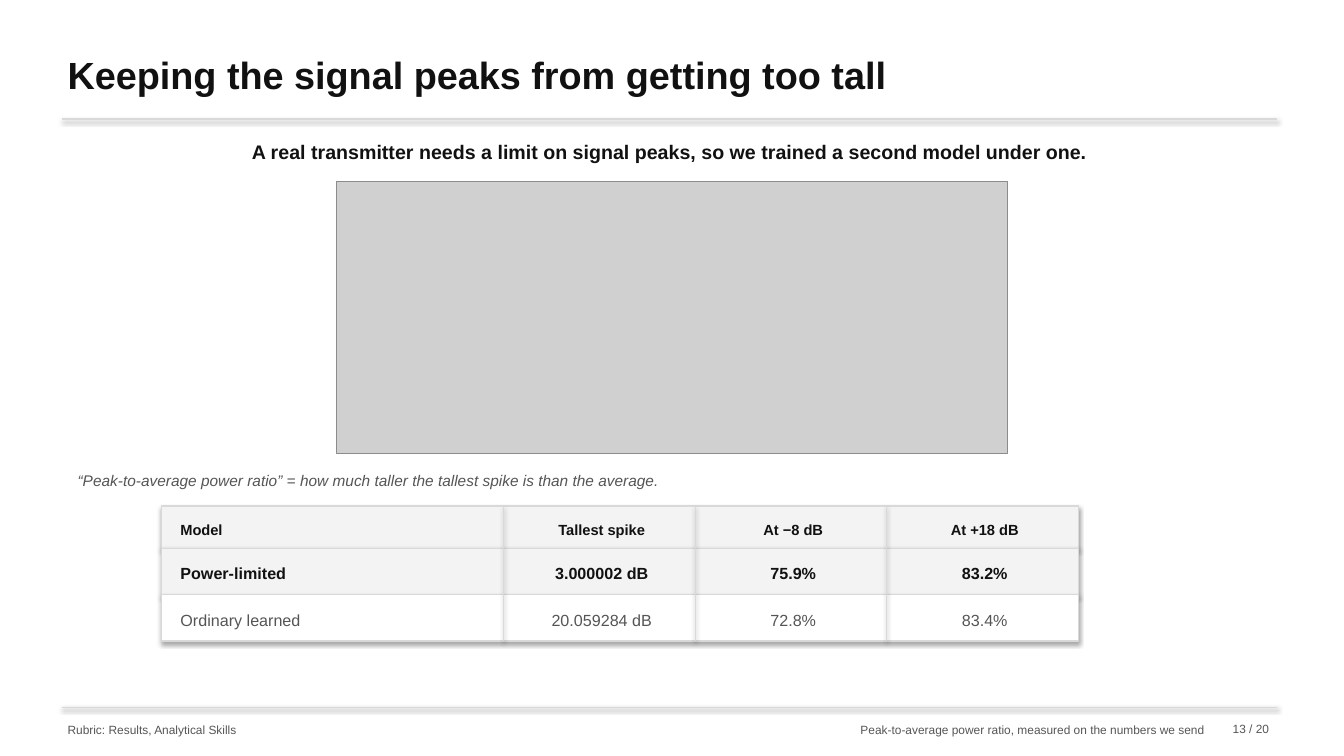
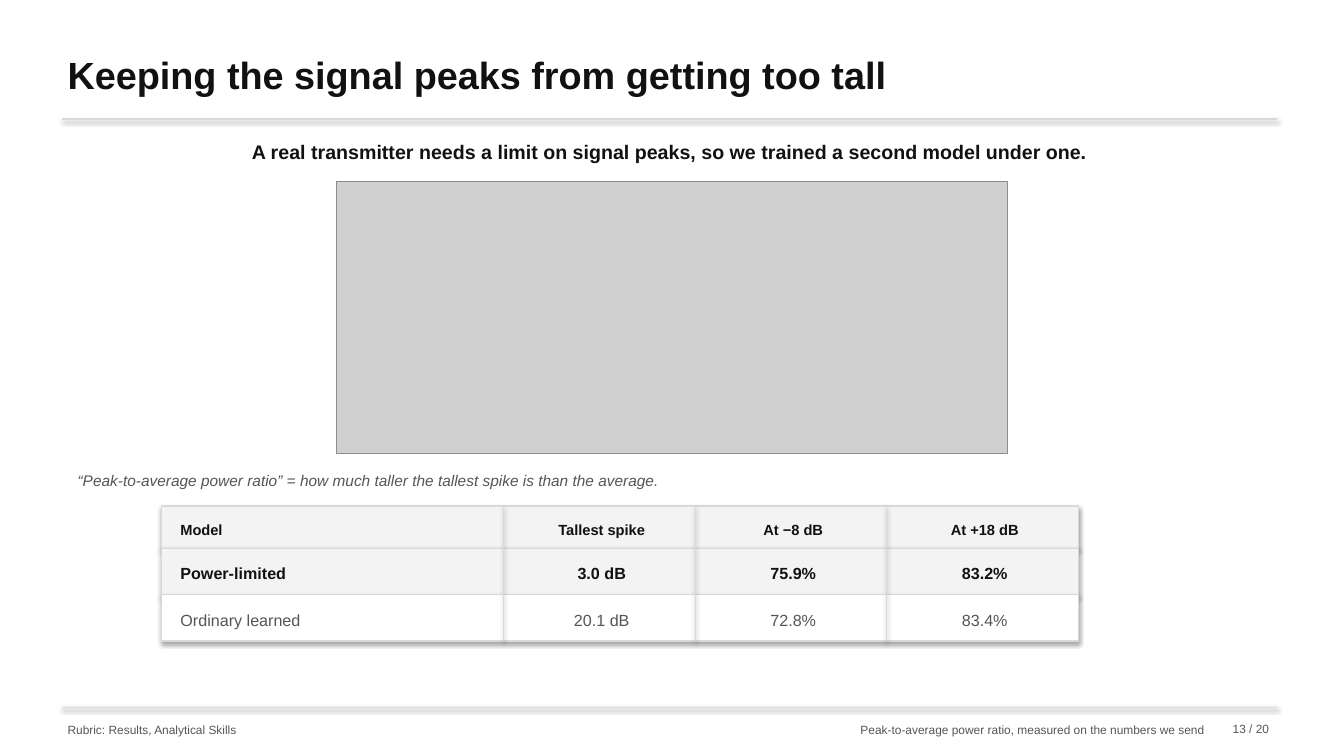
Before and after one commit to nxck2005/capstone, a slide deck: slide 13 of deliverables/review-2/semantic-communication-second-review.pptx. Drawn at 1344x756 pixels with LibreOffice and Linux fonts; fonts in the diff are those of the drawing; grey boxes stand for pictures. Boxes give left, top, right and bottom in pixels: in the first picture for what was removed or moved away, otherwise in the second. Text is boxed around its words. In the diff, an @@ line names an element or a change of style, - is before the commit and + after.

```diff
--- a/deliverables/review-2/semantic-communication-second-review.pptx
+++ b/deliverables/review-2/semantic-communication-second-review.pptx
@@ text at <box>578,567,626,579</box>: text changed @@
-3.000002 dB
+3.0 dB
@@ text at <box>574,614,630,626</box>: text changed @@
-20.059284 dB
+20.1 dB
```
Also in this commit, not shown: 8 other slides changed, 24 other files.
